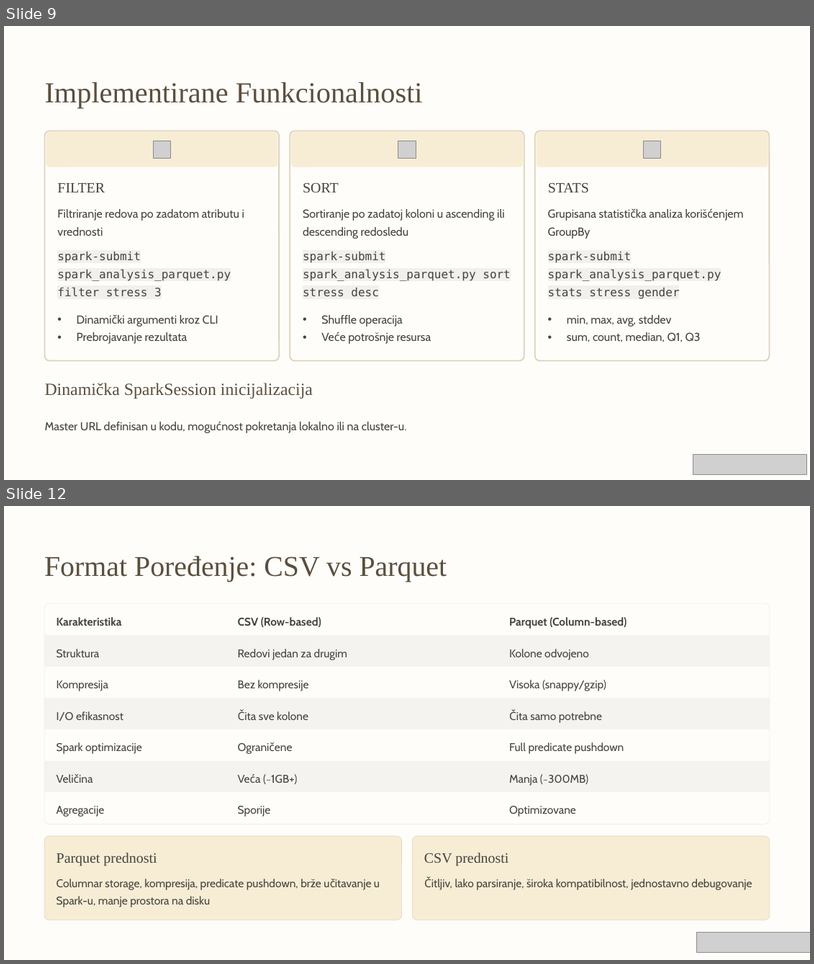
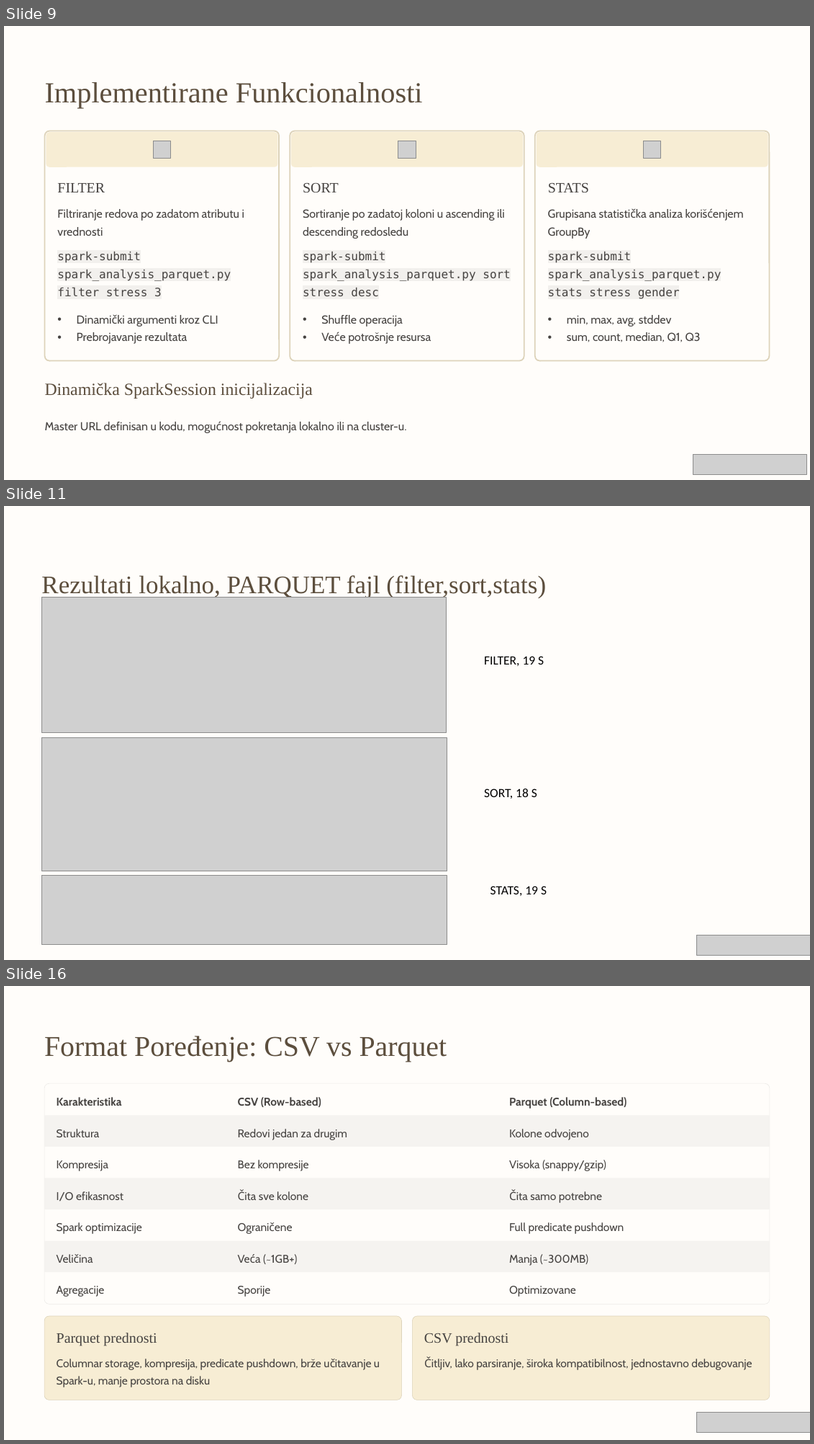
Before and after one commit to Sajko01/BigData, a slide deck: Aleksandar_Jovanovic_2120.pptx. Shown one above the other, each under a label of ours: slides 9 and 12 before the commit, slides 9, 11 and 16 after it; the slides between them are not shown. The pictures are 814x964 and 814x1444 pixels, drawn with LibreOffice and Linux fonts; fonts in the diff are those of the drawing; grey boxes stand for pictures; background and template pictures are left out. Boxes give left, top, right and bottom in pixels: in the first picture for what was removed or moved away, otherwise in the second. Text is boxed around its words. In the diff, an @@ line names an element or a change of style, - is before the commit and + after.

```diff
--- a/Aleksandar_Jovanovic_2120.pptx
+++ b/Aleksandar_Jovanovic_2120.pptx
@@ slide 11 added at <box>4,506,810,960</box>, background picture (left out); not listed: 1 template element that a slide beside it also shows @@
@@ text added at <box>41,575,546,598</box>, 36 pt, text #5C4E3D @@
+Rezultati lokalno, PARQUET fajl (filter,sort,stats)
@@ picture added at <box>41,597,446,733</box> @@
@@ text added at <box>484,656,544,666</box>, 18 pt, text #000000 @@
+FILTER, 19 S
@@ picture added at <box>41,737,447,870</box> @@
@@ text added at <box>484,788,538,798</box>, 18 pt, text #000000 @@
+SORT, 18 S
@@ picture added at <box>41,875,447,944</box> @@
@@ text added at <box>491,885,547,896</box>, 18 pt, text #000000 @@
+STATS, 19 S
@@ picture added at <box>697,935,810,955</box> @@
@@ what was slide 12 is now slide 16 @@
```
Also in this commit, not shown: 1 slide changed, 4 other slides added, 1 slide removed, 17 other files.
